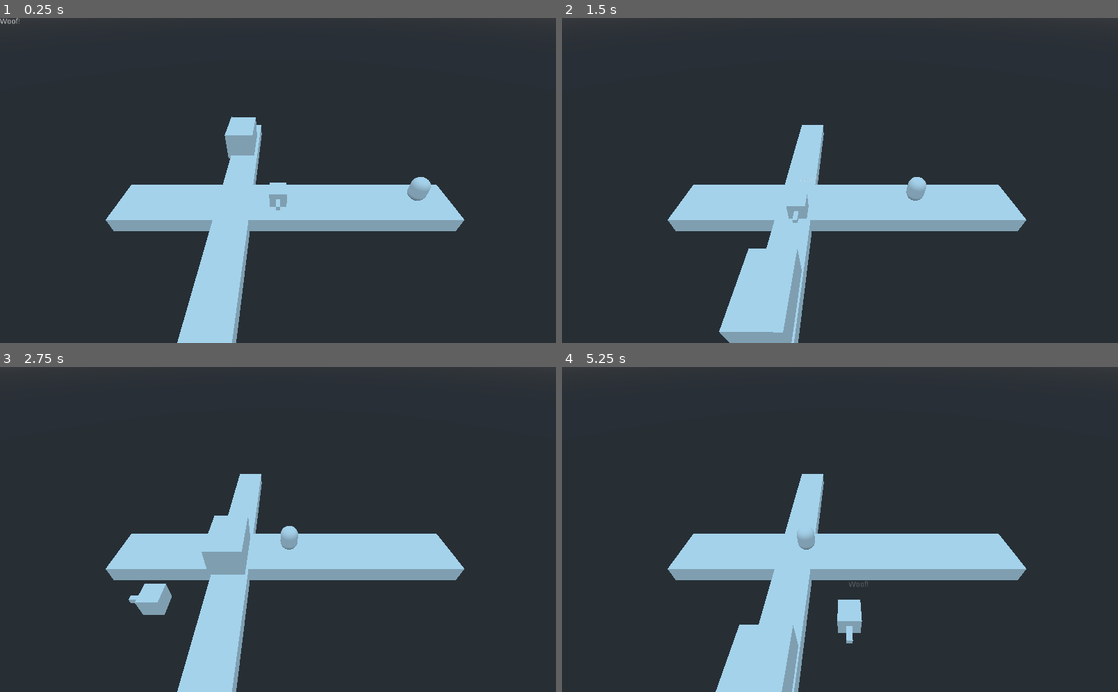
Above: before the commit, frames 1-4 (two rows, left to right).
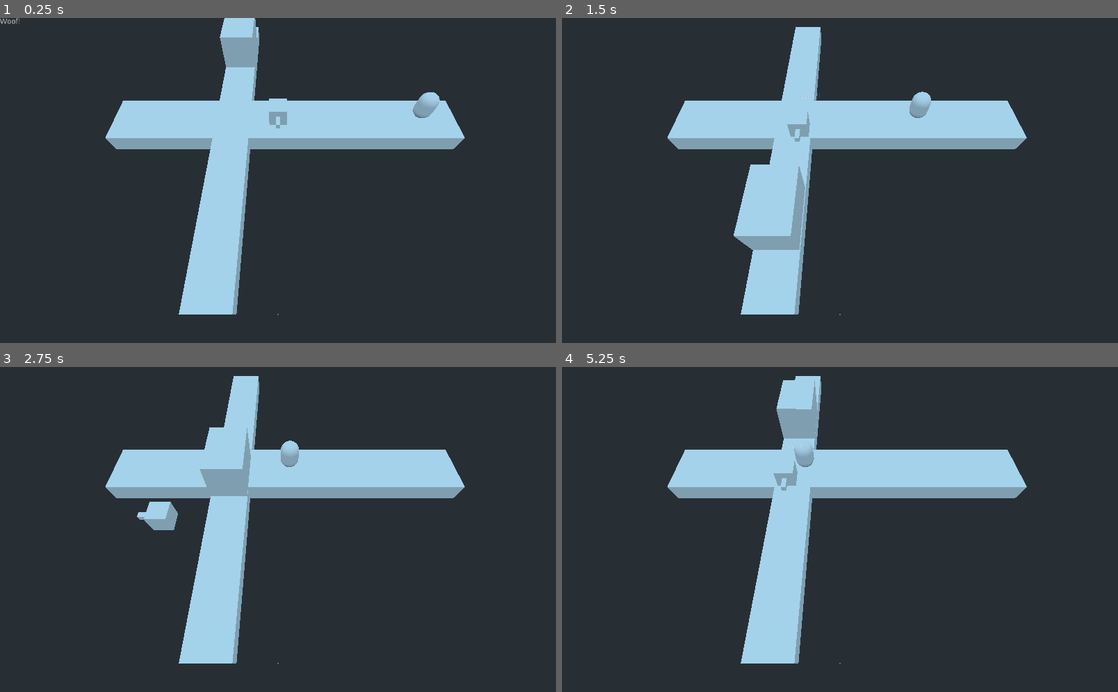
Above: after the commit, the same moments.

Repository: JestemStefan/GodotWildJam24_FamilyTrafficKing
Game: Godot game, scene res://scenes/main.tscn
Same seed, same stepped clock (60 frames per second), same inputs: the game is played once before the commit and once after it.
Inputs:
- Up to frame 1 (0.25 s): no input
- Up to frame 2 (1.5 s): tap Enter at 0.5 s; hold A (move_right) 0.53-1.28 s; tap Space (bark) at 0.6, 1.35 s; hold S (move_down) from 1.28 s (still down)
- Up to frame 3 (2.75 s): release S (move_down) at 2.03 s; hold A (move_right) from 2.03 s (still down); tap Space (bark) at 2.1 s
- Up to frame 4 (5.25 s): release A (move_right) at 2.78 s; hold W (move_up) 2.78-3.53 s; tap Space (bark) every 0.75 s from 2.85 to 5.1 s; hold D (move_left) 3.53-5.03 s; hold S (move_down) from 5.03 s (still down)

The runs differ from the first frame. In frame 1, 21% of the frame differs, in the area x 19-84%, y 0-100%; in frame 2, 21%; in frame 3, 22%, in the area x 19-84%, y 2-100%; in frame 4, 22%.

Commit message:
implemented car stopping on detecting fam or dog

Diff:
--- a/project.godot
+++ b/project.godot
@@ -10,11 +10,17 @@
 
 _global_script_classes=[ {
 "base": "KinematicBody",
+"class": "Dog",
+"language": "GDScript",
+"path": "res://src/dog/dog.gd"
+}, {
+"base": "KinematicBody",
 "class": "FamilyMember",
 "language": "GDScript",
 "path": "res://src/family_member.gd"
 } ]
 _global_script_class_icons={
+"Dog": "",
 "FamilyMember": ""
 }
 
--- a/scenes/main.tscn
+++ b/scenes/main.tscn
@@ -5,6 +5,3 @@
 [node name="Main" type="Node"]
 
 [node name="TestingLevel" parent="." instance=ExtResource( 1 )]
-
-[node name="Camera" type="Camera" parent="."]
-transform = Transform( 1, 0, 0, 0, 0.766044, 0.642788, 0, -0.642788, 0.766044, 0, 20, 20 )
--- a/scenes/testing_level.tscn
+++ b/scenes/testing_level.tscn
@@ -1,15 +1,14 @@
-[gd_scene load_steps=9 format=2]
+[gd_scene load_steps=8 format=2]
 
 [ext_resource path="res://src/lane.tscn" type="PackedScene" id=1]
 [ext_resource path="res://src/family_member.tscn" type="PackedScene" id=2]
 [ext_resource path="res://src/dog/dog.tscn" type="PackedScene" id=3]
 [ext_resource path="res://src/car.tscn" type="PackedScene" id=4]
 [ext_resource path="res://src/path.tscn" type="PackedScene" id=5]
-[ext_resource path="res://src/family_member.gd" type="Script" id=6]
 
 [sub_resource type="Curve3D" id=1]
 _data = {
-"points": PoolVector3Array( 0, 0, 0, 0, 0, 0, -0.887361, 2.55305, 0.263318, 0, 0, 0, 0, 0, 0, 0.912445, 2.44201, 0.0500824 ),
+"points": PoolVector3Array( 0, 0, 0, 0, 0, 0, -0.885755, 2.97425, -0.00960088, 0, 0, 0, 0, 0, 0, 0.912876, 3.02781, 0.0441709 ),
 "tilts": PoolRealArray( 0, 0 )
 }
 
@@ -33,7 +32,7 @@
 rotation_mode = 1
 
 [node name="Car" parent="Lane/Path/PathFollow" instance=ExtResource( 4 )]
-transform = Transform( -1.62917e-07, 0, 0.15034, 0, 2, 0, -0.999979, 0, -2.44936e-08, 0, 0, 0 )
+transform = Transform( -1.62917e-07, 0, -0.15034, 0, 2, 0, 0.999979, 0, -2.44936e-08, 0, 0, 0 )
 
 [node name="Path2" type="Path" parent="Lane"]
 curve = SubResource( 2 )
@@ -43,7 +42,6 @@
 
 [node name="FamilyMember" parent="Lane/Path2/PathFollow" instance=ExtResource( 2 )]
 transform = Transform( -0.000338591, 0, 0.049999, 0, 1, 0, -0.49999, 0, -0.00338591, 0, 0, 0 )
-script = ExtResource( 6 )
 
 [node name="Path" parent="." instance=ExtResource( 5 )]
 transform = Transform( -1.62921e-07, 0, 2, 0, 1, 0, -1, 0, -3.25841e-07, 0.786141, 0, 0 )
@@ -51,3 +49,6 @@
 
 [node name="Dog" parent="." instance=ExtResource( 3 )]
 transform = Transform( -1, 0, -3.25841e-07, 0, 1, 0, 3.25841e-07, 0, -1, 0.0101795, 1.03981, 0.0429327 )
+
+[node name="Camera" type="Camera" parent="."]
+transform = Transform( 1, 0, 0, 0, 0.5, 0.866025, 0, -0.866025, 0.5, 0, 20, 20 )
--- a/src/car.gd
+++ b/src/car.gd
@@ -4,5 +4,20 @@
 
 onready var _path : PathFollow = get_parent()
 
+var detected_fams_or_dog: Array = []
+
 func _physics_process(delta):
-	_path.set_offset(_path.get_offset() + speed * delta)
+	if detected_fams_or_dog.size() <= 0:
+		_path.set_offset(_path.get_offset() + speed * delta)
+
+
+func _on_PeopleDetector_body_entered(body):
+	# should not be needed but why not
+	if body is FamilyMember or body is Dog:
+		detected_fams_or_dog.append(body)
+		print("car %s detected %s" % [self, body])
+
+
+func _on_PeopleDetector_body_exited(body):
+	detected_fams_or_dog.erase(body)
+	print("car %s undetected %s" % [self, body])
--- a/src/car.tscn
+++ b/src/car.tscn
@@ -1,10 +1,12 @@
-[gd_scene load_steps=4 format=2]
+[gd_scene load_steps=5 format=2]
 
 [ext_resource path="res://src/car.gd" type="Script" id=1]
 
 [sub_resource type="CubeMesh" id=1]
 
 [sub_resource type="BoxShape" id=2]
+
+[sub_resource type="BoxShape" id=3]
 
 [node name="Car" type="KinematicBody"]
 transform = Transform( 2, 0, 0, 0, 2, 0, 0, 0, 3, 0, 2, 0 )
@@ -18,3 +20,14 @@
 
 [node name="CollisionShape" type="CollisionShape" parent="."]
 shape = SubResource( 2 )
+
+[node name="PeopleDetector" type="Area" parent="."]
+monitorable = false
+collision_layer = 4
+collision_mask = 3
+
+[node name="CollisionShape" type="CollisionShape" parent="PeopleDetector"]
+transform = Transform( 1, 0, 0, 0, 1, 0, 0, 0, 1, 0, 0, -1.5 )
+shape = SubResource( 3 )
+[connection signal="body_entered" from="PeopleDetector" to="." method="_on_PeopleDetector_body_entered"]
+[connection signal="body_exited" from="PeopleDetector" to="." method="_on_PeopleDetector_body_exited"]
--- a/src/dog/bark_area.gd
+++ b/src/dog/bark_area.gd
@@ -33,7 +33,5 @@
 
 
 func _on_BarkArea_body_exited(body):
-	var body_index = detected_fams.find(body)
-	if body_index >= 0:
-		detected_fams.remove(body_index)
-		print("%s undetected" % body)
+	detected_fams.erase(body)
+	print("%s undetected" % body)
--- a/src/dog/dog.gd
+++ b/src/dog/dog.gd
@@ -1,4 +1,5 @@
 extends KinematicBody
+class_name Dog
 
 export var speed = 10
 
@@ -9,7 +10,7 @@
 onready var _bark_area: Area = $BarkArea
 onready var _timer: Timer = $BarkArea/Timer
 
-func _process(event):
+func _process(_delta):
 	# reset the direction vector state
 	direction = Vector3()
 
@@ -17,7 +18,7 @@
 	direction.x = Input.get_action_strength("move_left") - Input.get_action_strength("move_right")
 
 
-func _physics_process(delta):
+func _physics_process(_delta):
 	if direction != Vector3.ZERO:
 		look_at(get_global_transform().origin + direction, Vector3.UP)
 
--- a/src/family_member.gd
+++ b/src/family_member.gd
@@ -11,5 +11,6 @@
 	if _stun_timer.is_stopped():
 		_path.set_offset(_path.get_offset() + speed * delta)
 
+
 func hears_bark():
 	_stun_timer.start(bark_stun_duration)
--- a/src/node_finder.gd
+++ b/src/node_finder.gd
@@ -1,7 +1,8 @@
 extends Node
 
 onready var _main = get_tree().get_root().get_node("Main")
-onready var _camera = _main.get_node("Camera")
+# TODO: some kind of level loader and use that here or move this code or idk do something omg
+onready var _camera = _main.get_node("TestingLevel/Camera")
 
 func get_player_camera():
 	return _camera
